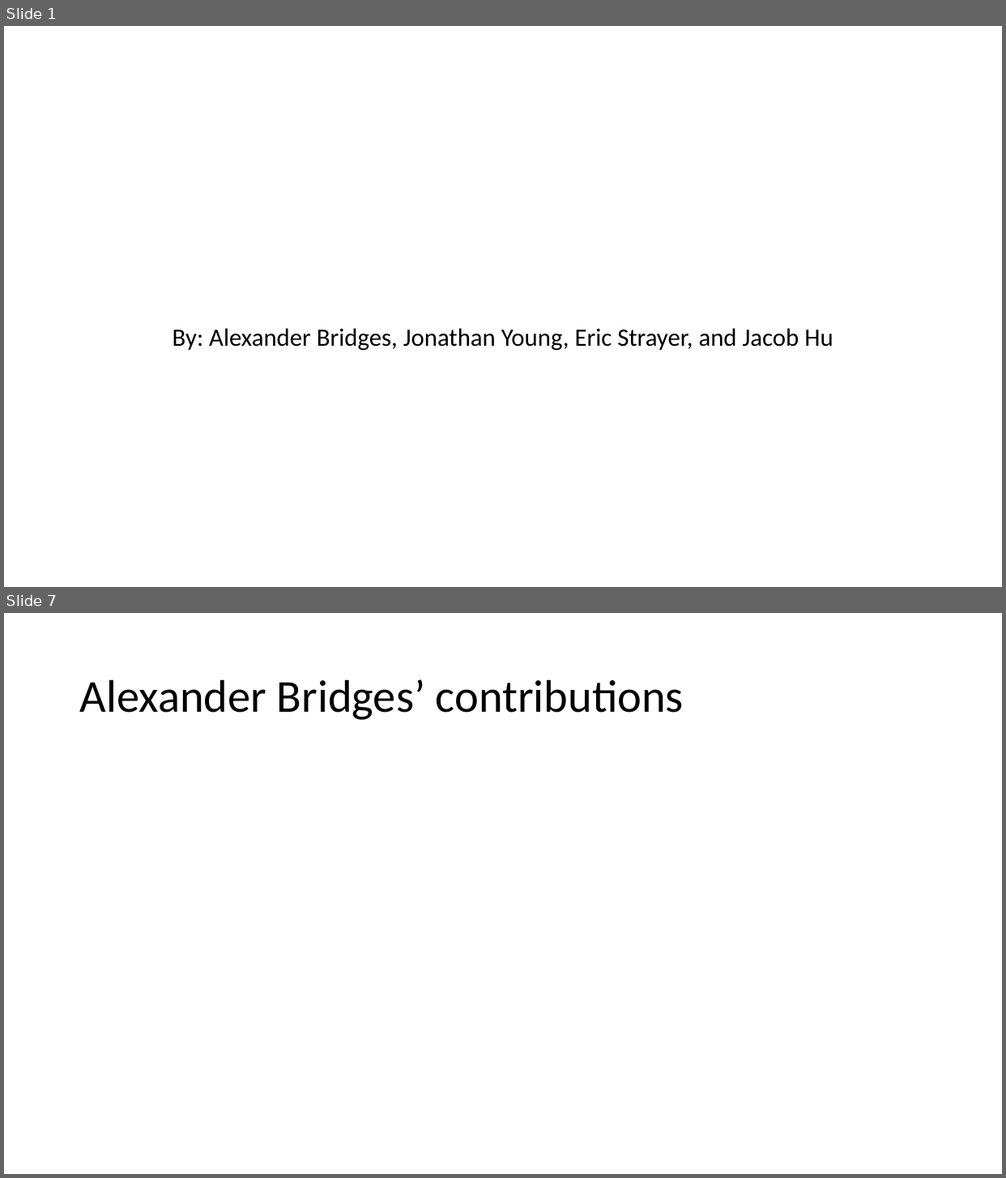
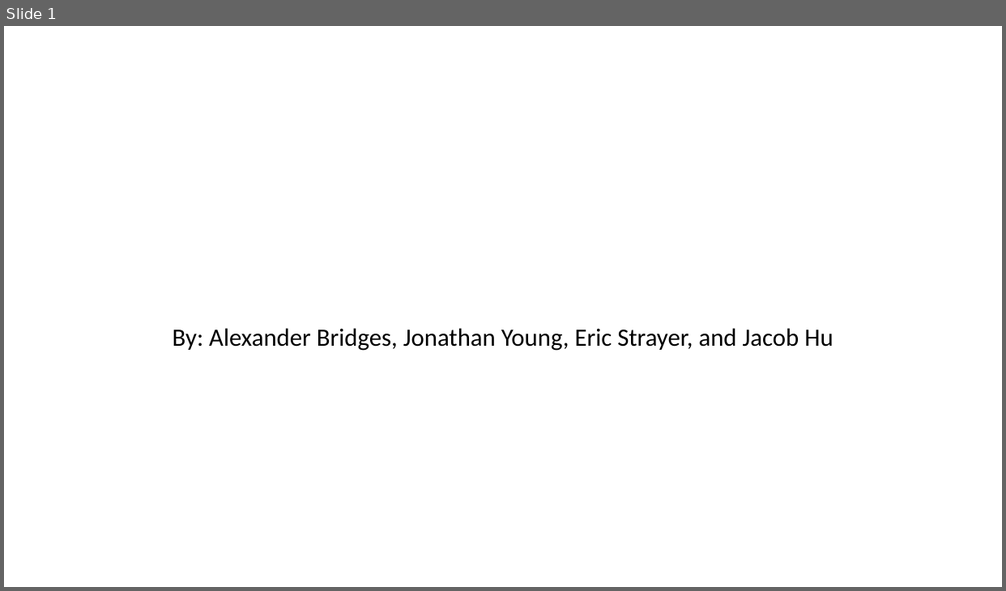
Before and after one commit to acb5649/BAConnect, a slide deck: Course Project Presentation 1.pptx. Shown one above the other, each under a label of ours: slides 1 and 7 before the commit, slide 1 after it; the slides between them are not shown. The pictures are 1006x1178 and 1006x591 pixels, drawn with LibreOffice and Linux fonts; fonts in the diff are those of the drawing. Boxes give left, top, right and bottom in pixels: in the first picture for what was removed or moved away, otherwise in the second. Text is boxed around its words. In the diff, an @@ line names an element or a change of style, - is before the commit and + after.

```diff
--- a/Course Project Presentation 1.pptx
+++ b/Course Project Presentation 1.pptx
@@ slide 7 removed at (4, 613, 1002, 1174), background #FFFFFF @@
@@ title removed at (80, 679, 684, 720) @@
-Alexander Bridges’ contributions
```
Also in this commit, not shown: 4 slides changed, 4 other slides removed.
